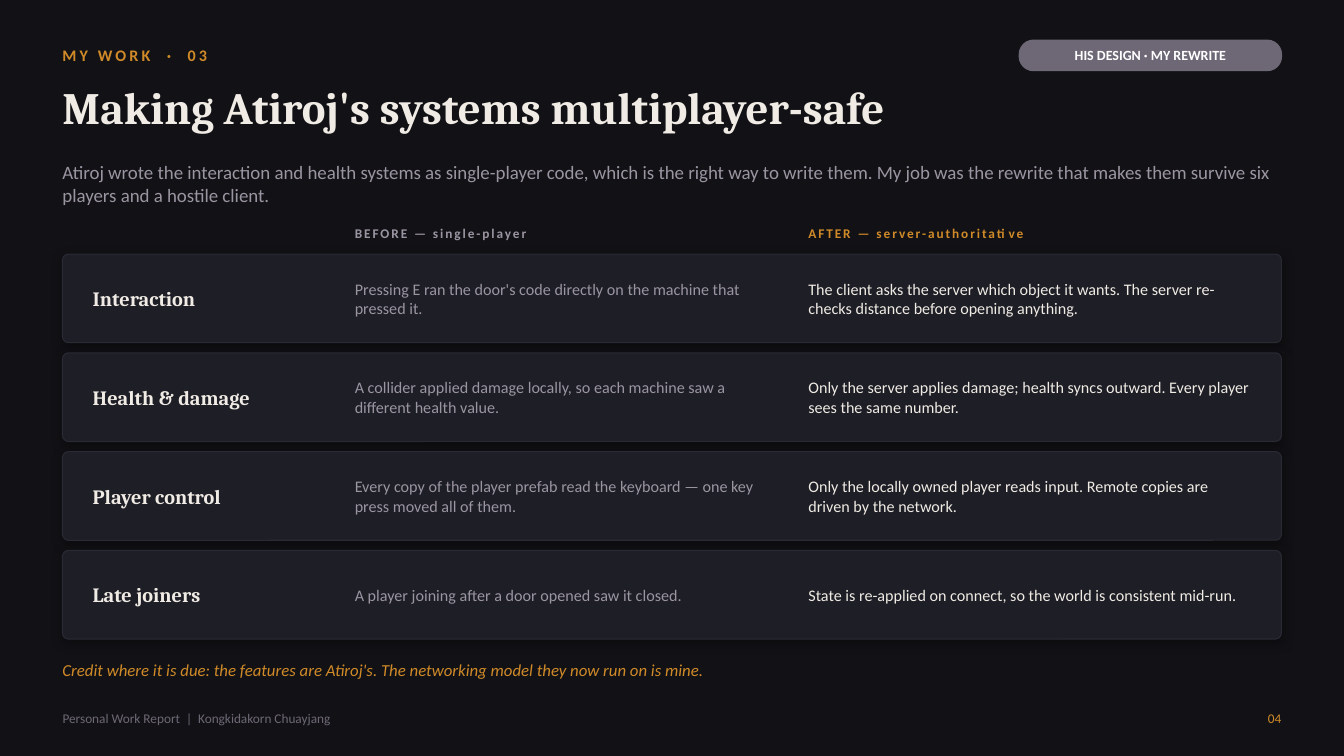
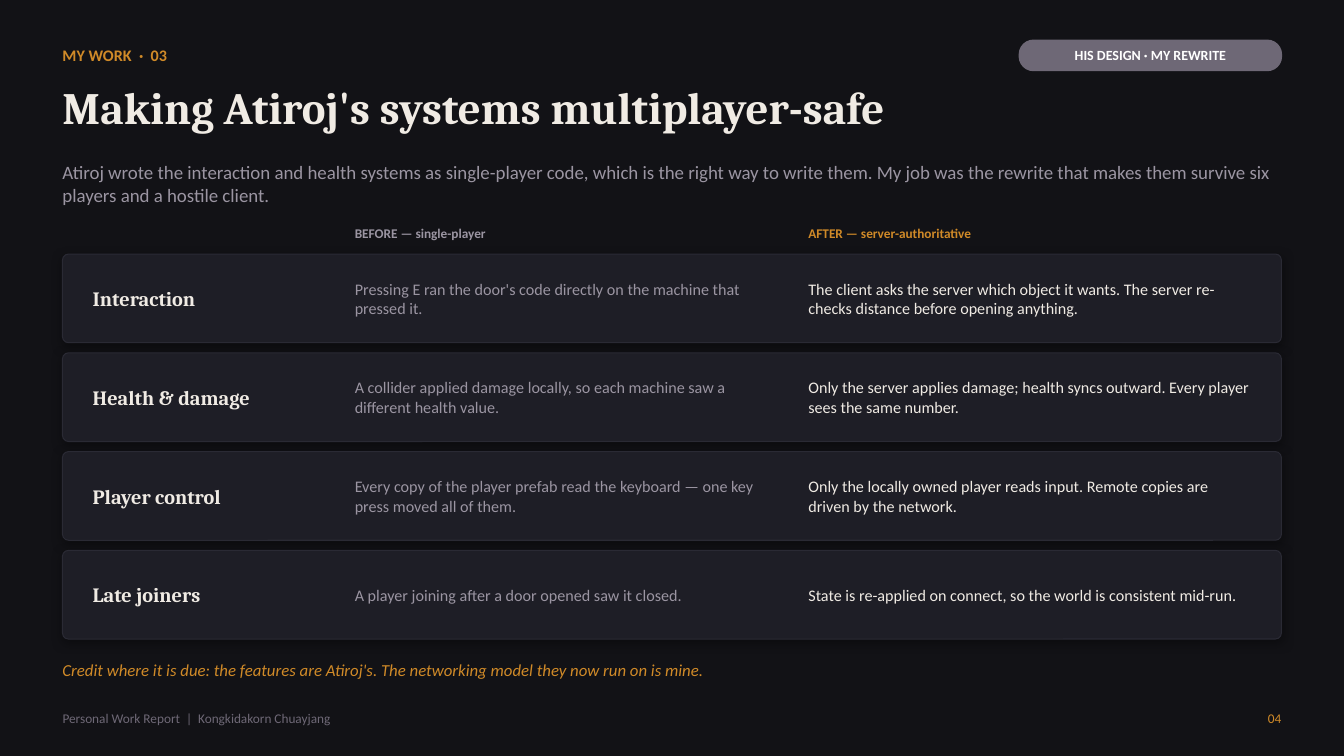
Before and after one commit to AtirojDev12/Pre-Thesis, a slide deck: slide 5 of Kong & Head Pro Grammer Presentation/Pre-Thesis_MyWork_Week3.pptx. Drawn at 1344x756 pixels with LibreOffice and Linux fonts; fonts in the diff are those of the drawing. Boxes give left, top, right and bottom in pixels: in the first picture for what was removed or moved away, otherwise in the second. Text is boxed around its words. In the diff, an @@ line names an element or a change of style, - is before the commit and + after.

```diff
--- a/Kong & Head Pro Grammer Presentation/Pre-Thesis_MyWork_Week3.pptx
+++ b/Kong & Head Pro Grammer Presentation/Pre-Thesis_MyWork_Week3.pptx
@@ text "MY WORK · 03" at (62,50,167,61): letter spacing 2.2 to 0 pt @@
@@ text "BEFORE — single-player" at (355,228,486,240): letter spacing 1.4 to 0 pt @@
@@ text "AFTER — server-authoritative" at (808,228,971,238): letter spacing 1.4 to 0 pt @@
```
Also in this commit, not shown: 9 other slides changed, 12 other files.
